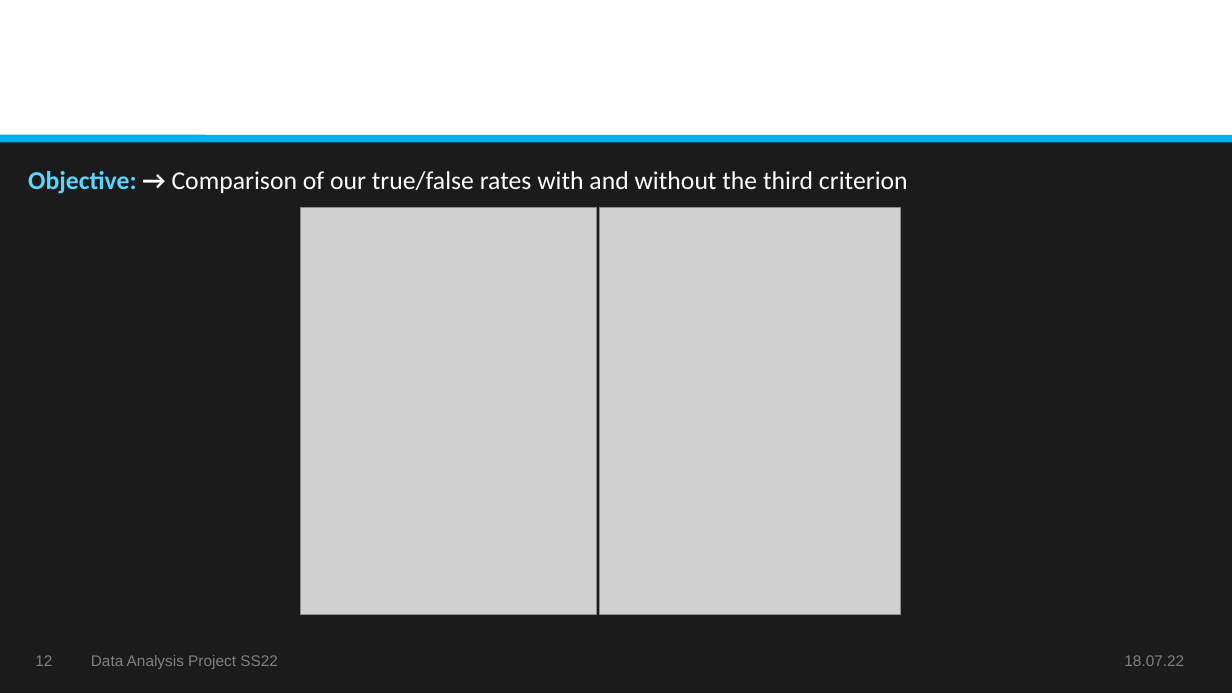
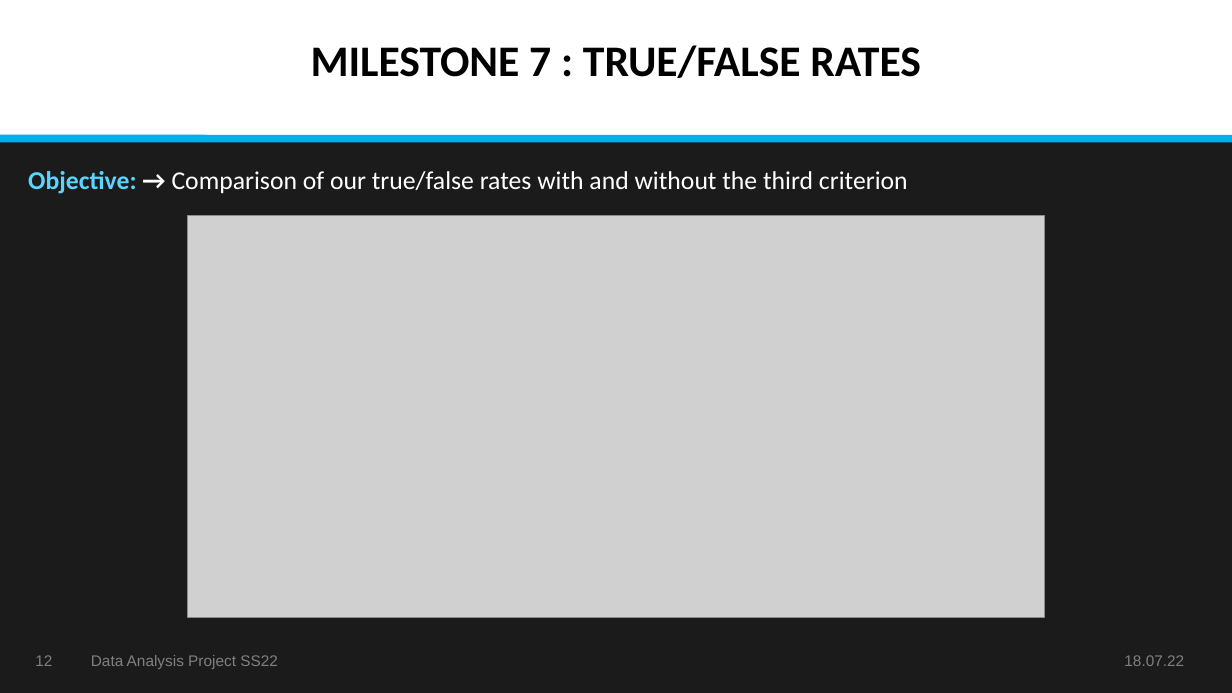
Before and after one commit to datascience-mobi-2022/2022-topic-03-team-04, a slide deck: slide 12 of final/Data Analysis Project SS22_Final Presentation_Topic 3_Team 4.pptx. Drawn at 1232x693 pixels with LibreOffice and Linux fonts; fonts in the diff are those of the drawing; grey boxes stand for pictures. Boxes give left, top, right and bottom in pixels: in the first picture for what was removed or moved away, otherwise in the second. Text is boxed around its words. In the diff, an @@ line names an element or a change of style, - is before the commit and + after.

Commit message:
FINAL Presentation

```diff
--- a/final/Data Analysis Project SS22_Final Presentation_Topic 3_Team 4.pptx
+++ b/final/Data Analysis Project SS22_Final Presentation_Topic 3_Team 4.pptx
@@ text added at (311, 45, 920, 78), 34 pt, text #000000, bold @@
+MILESTONE 7 : TRUE/FALSE RATES
@@ picture removed at (300, 208, 596, 615) @@
@@ picture removed at (600, 208, 900, 615) @@
@@ picture added at (188, 215, 1044, 617) @@
```
Also in this commit, not shown: 14 other slides changed.
